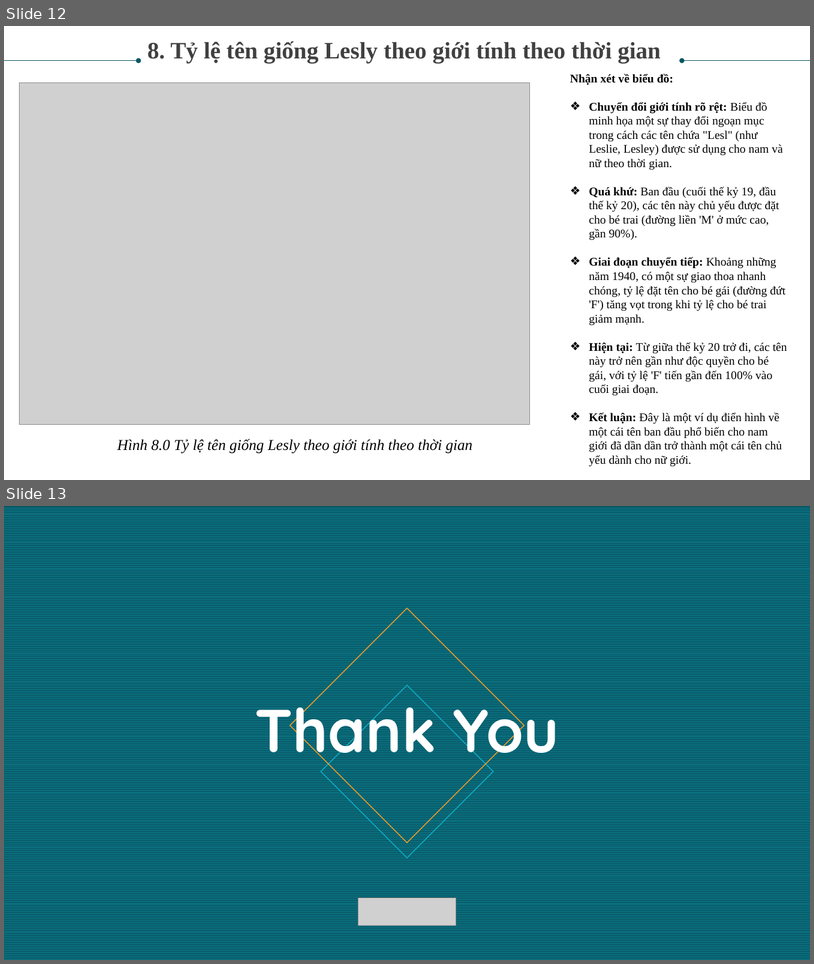
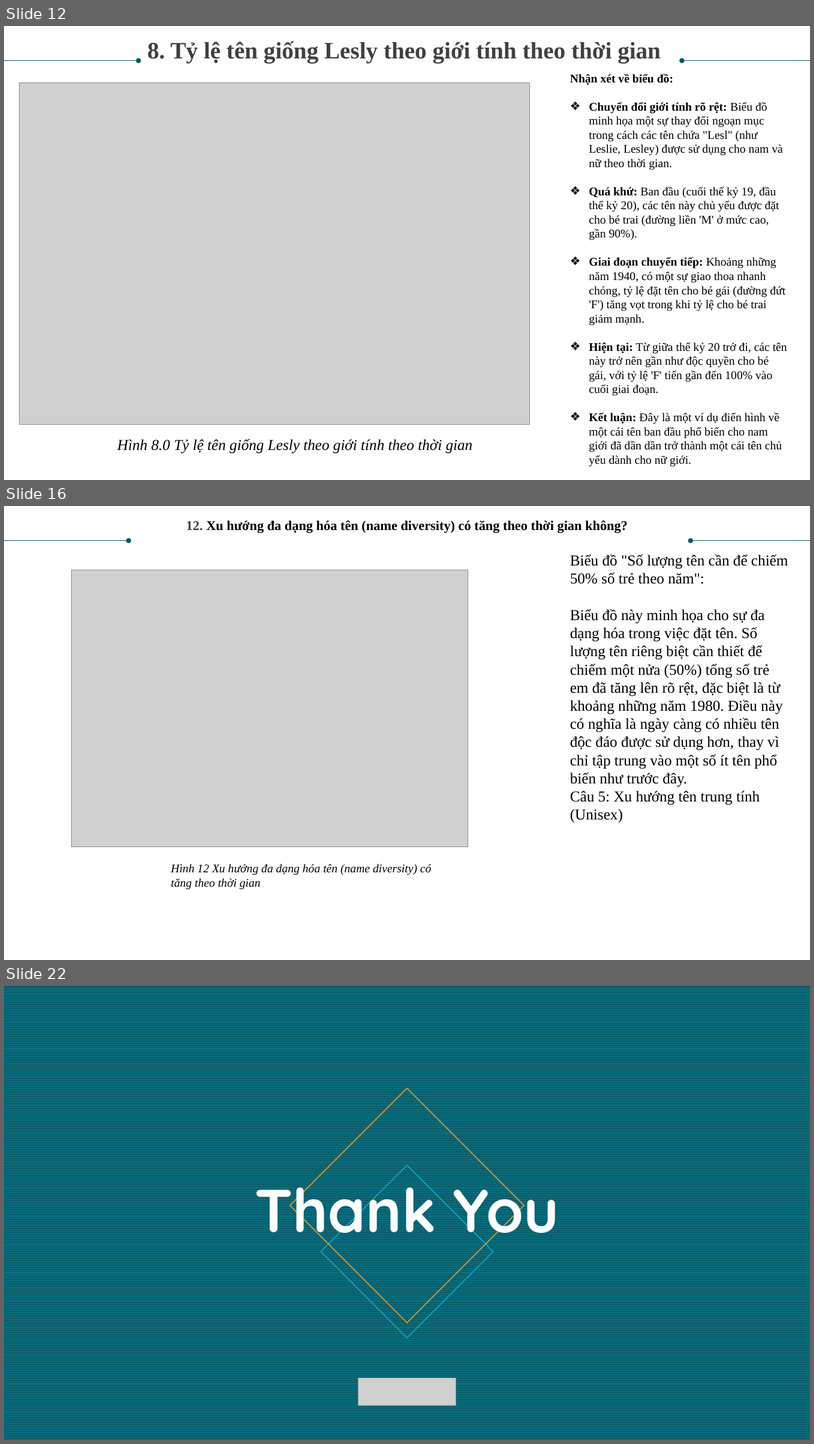
Before and after one commit to hungthehunter/data_analysis_personal, a slide deck: Lab02_Lê Nguyễn Quốc Hưng_3121410240/US_Baby_Names_1880-2010.pptx. Shown one above the other, each under a label of ours: slides 12 and 13 before the commit, slides 12, 16 and 22 after it; the slides between them are not shown. The pictures are 814x964 and 814x1444 pixels, drawn with LibreOffice and Linux fonts; fonts in the diff are those of the drawing; grey boxes stand for pictures. Boxes give left, top, right and bottom in pixels: in the first picture for what was removed or moved away, otherwise in the second. Text is boxed around its words. In the diff, an @@ line names an element or a change of style, - is before the commit and + after.

```diff
--- a/Lab02_Lê Nguyễn Quốc Hưng_3121410240/US_Baby_Names_1880-2010.pptx
+++ b/Lab02_Lê Nguyễn Quốc Hưng_3121410240/US_Baby_Names_1880-2010.pptx
@@ slide 16 added at box(4, 506, 810, 960), background #FFFFFF @@
@@ text added at box(186, 520, 628, 533), 16 pt, text #000000, bold @@
+12. Xu hướng đa dạng hóa tên (name diversity) có tăng theo thời gian không?
@@ arrow added from (4, 540) to (129, 540), #085764 0.5 pt @@
@@ arrow added from (810, 540) to (691, 540), #085764 0.5 pt @@
@@ text added at box(570, 554, 788, 822), 18 pt, text #000000 @@
+Biểu đồ "Số lượng tên cần để chiếm 50% số trẻ theo năm":
+Biểu đồ này minh họa cho sự đa dạng hóa trong việc đặt tên. Số lượng tên riêng biệt cần thiết để chiếm một nửa (50%) tổng số trẻ em đã tăng lên rõ rệt, đặc biệt là từ khoảng những năm 1980. Điều này có nghĩa là ngày càng có nhiều tên độc đáo được sử dụng hơn, thay vì chỉ tập trung vào một số ít tên phổ biến như trước đây.
+Câu 5: Xu hướng tên trung tính (Unisex)
@@ picture added at box(72, 570, 468, 847) @@
@@ text added at box(171, 864, 432, 889), 14 pt, text #000000, italic @@
+Hình 12 Xu hướng đa dạng hóa tên (name diversity) có tăng theo thời gian
@@ what was slide 13 is now slide 22 @@
```
Also in this commit, not shown: 8 other slides added, 3 other files.
